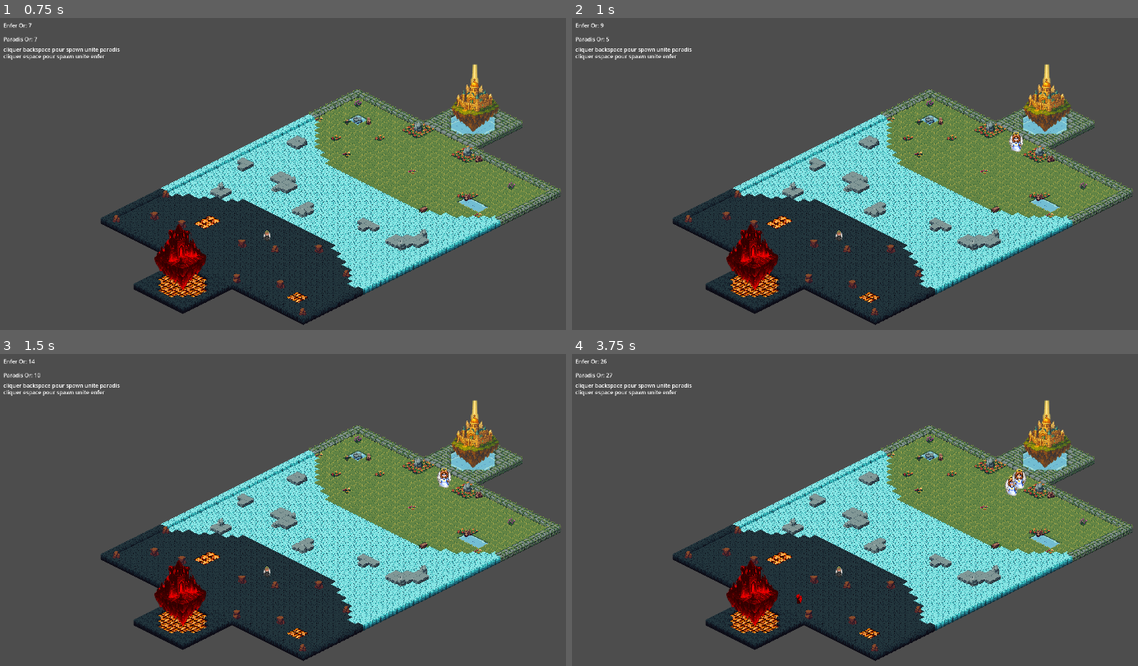
Above: before the commit, frames 1-4 (two rows, left to right).
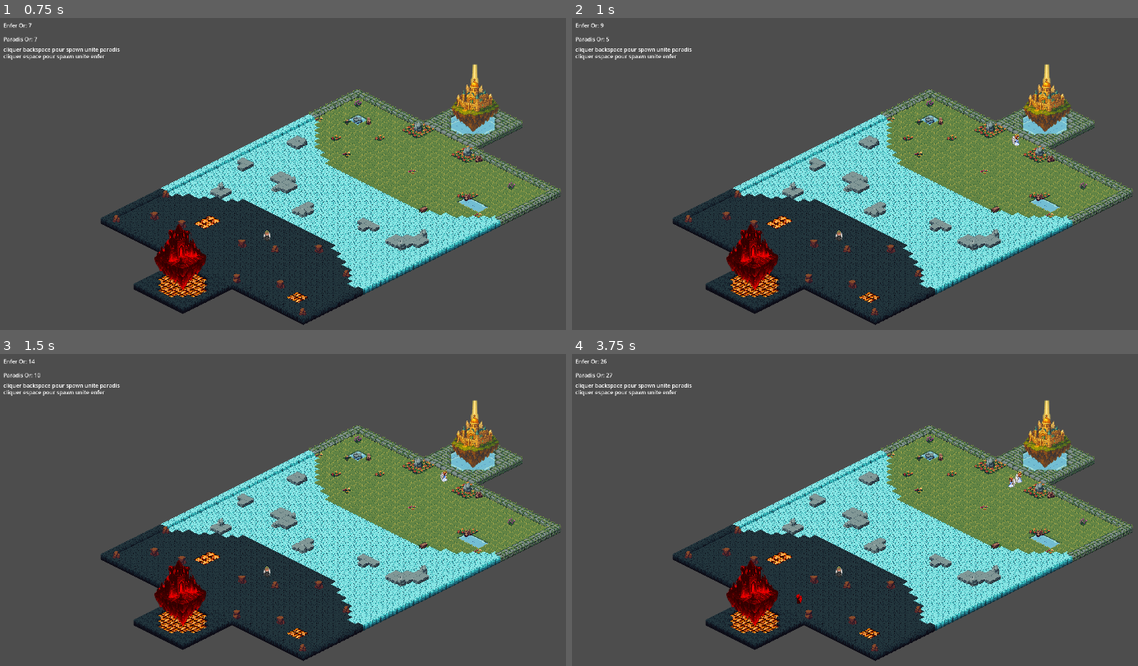
Above: after the commit, the same moments.

Repository: CorbeauBaptiste/Skyrage
Game: Godot game, scene res://world.tscn
The game is run twice, just before and just after one commit, with the same random seed, the same clock (stepped at 60 frames per second) and the same inputs.
Inputs (mouse positions are in pixels of both pictures, inside the frame that each line leads up to):
- Up to frame 1 (0.75 s): tap Enter at 0.5 s; move the mouse to (475, 183) at 0.52 s; right-click (475, 183) at 0.6 s; click (475, 183) at 0.67 s
- Up to frame 2 (1 s): tap Space at 0.77 s; tap Backspace at 0.8 s
- Up to frame 3 (1.5 s): tap Space at 1.07 s; drag from (198, 556) to (469, 422) at 1.27 s
- Up to frame 4 (3.75 s): move the mouse to (968, 456) at 2.02 s; tap Space at 2.1 s; click (968, 456) at 2.17 s; right-click (968, 456) at 2.3 s; drag from (866, 612) to (1013, 475) at 2.77 s; move the mouse to (1098, 594) at 3.52 s; tap Backspace at 3.6 s; click (1098, 594) at 3.67 s

Frame 1 is identical in both runs. In frame 2, 0.1% of the frame differs, in the area x 77-80%, y 36-43%; in frame 3, 0.1%; in frame 4, 0.2%, in the area x 76-81%, y 36-46%.

Commit message:
taille unités
rectification de la taille des unités et apparition des projectiles

Diff:
--- a/projectile.gd
+++ b/projectile.gd
@@ -15,7 +15,7 @@
 func _on_visible_on_screen_enabler_2d_screen_exited() -> void:
 	queue_free()
 
-func change_sprite(sprite_route, hframes, vframes, frame = 0):
+func change_sprite(sprite_route, hframes = 0, vframes = 0, frame = 0):
 	var texture = load(sprite_route)
 	$Sprite2D.texture = texture
 	$Sprite2D.hframes = hframes
--- a/projectile.tscn
+++ b/projectile.tscn
@@ -1,6 +1,7 @@
-[gd_scene load_steps=3 format=3 uid="uid://dgq7dpks01eyu"]
+[gd_scene load_steps=4 format=3 uid="uid://dgq7dpks01eyu"]
 
 [ext_resource type="Script" uid="uid://kmsum7wdp5k0" path="res://projectile.gd" id="1_qxf0c"]
+[ext_resource type="Texture2D" uid="uid://6byxc73ochre" path="res://unit/unit_enfer/Fire_0_Preview.png" id="2_qxf0c"]
 
 [sub_resource type="CapsuleShape2D" id="CapsuleShape2D_sxmqc"]
 radius = 7.0
@@ -12,6 +13,9 @@
 targets_enfer = false
 
 [node name="Sprite2D" type="Sprite2D" parent="."]
+light_mask = 31
+visibility_layer = 31
+texture = ExtResource("2_qxf0c")
 
 [node name="CollisionShape2D" type="CollisionShape2D" parent="."]
 rotation = -1.5708
--- a/unit/unit.gd
+++ b/unit/unit.gd
@@ -45,6 +45,7 @@
 	return result.normalized()
 
 func _physics_process(delta: float) -> void:
+	self.z_index = 900
 	velocity = Vector2.ZERO
 	if target:
 		var target_pos = target if target is Vector2 else target.global_position if target else Vector2.ZERO
@@ -84,10 +85,10 @@
 					$Marker2D.look_at(ennemy_pos)
 					var arrow_instance = arrow.instantiate()
 					if self.get_side() == true:
-						arrow_instance.change_sprite("res://Fire_0_Preview.png", 4, 7, 12)
+						arrow_instance.change_sprite("res://unit/feu.png")
 						arrow_instance.set_target(false)
 					else:
-						arrow_instance.change_sprite("res://Pure.png", 5, 5, 16)
+						arrow_instance.change_sprite("res://unit/vent.png")
 						arrow_instance.set_target(true)
 					arrow_instance.rotation = $Marker2D.rotation
 					arrow_instance.global_position = $Marker2D.global_position
--- a/unit/unit_enfer/ange_dechu/ange_dechu.tscn
+++ b/unit/unit_enfer/ange_dechu/ange_dechu.tscn
@@ -113,13 +113,14 @@
 }
 
 [sub_resource type="CircleShape2D" id="CircleShape2D_ipigq"]
-radius = 110.023
+radius = 180.278
 
 [node name="AngeDechu" type="CharacterBody2D"]
 scale = Vector2(0.5, 0.5)
 collision_layer = 2
 collision_mask = 3
 script = SubResource("GDScript_6ov51")
+enfer = true
 
 [node name="Sprite2D" type="Sprite2D" parent="."]
 texture = ExtResource("2_6uqi0")
@@ -131,6 +132,8 @@
 shape = SubResource("CircleShape2D_ppyta")
 
 [node name="Detect" type="Area2D" parent="."]
+collision_layer = 2
+collision_mask = 3
 
 [node name="CollisionShape2D" type="CollisionShape2D" parent="Detect"]
 shape = SubResource("CircleShape2D_ykrsh")
@@ -143,6 +146,7 @@
 [node name="Marker2D" type="Marker2D" parent="."]
 
 [node name="Range" type="Area2D" parent="."]
+collision_layer = 2
 collision_mask = 3
 
 [node name="CollisionShape2D" type="CollisionShape2D" parent="Range"]
--- a/unit/unit_enfer/demon/demon.tscn
+++ b/unit/unit_enfer/demon/demon.tscn
@@ -105,6 +105,7 @@
 radius = 304.007
 
 [node name="Demon" type="CharacterBody2D"]
+scale = Vector2(0.525979, 0.555515)
 collision_layer = 2
 collision_mask = 3
 script = ExtResource("1_ixyw5")
@@ -135,6 +136,7 @@
 collision_mask = 3
 
 [node name="CollisionShape2D" type="CollisionShape2D" parent="Range"]
+scale = Vector2(0.688306, 0.645362)
 shape = SubResource("CircleShape2D_ixyw5")
 
 [node name="Timer" type="Timer" parent="."]
--- a/unit/unit_enfer/diablotin/diablotin.tscn
+++ b/unit/unit_enfer/diablotin/diablotin.tscn
@@ -105,6 +105,7 @@
 radius = 304.007
 
 [node name="Diablotin" type="CharacterBody2D"]
+scale = Vector2(0.548544, 0.547619)
 collision_layer = 2
 collision_mask = 3
 script = ExtResource("1_awgai")
@@ -137,6 +138,7 @@
 collision_mask = 3
 
 [node name="CollisionShape2D" type="CollisionShape2D" parent="Range"]
+scale = Vector2(0.693227, 0.672956)
 shape = SubResource("CircleShape2D_awgai")
 
 [node name="Timer" type="Timer" parent="."]
--- a/unit/unit_paradis/ange/ange.tscn
+++ b/unit/unit_paradis/ange/ange.tscn
@@ -116,10 +116,10 @@
 radius = 138.033
 
 [node name="Ange" type="CharacterBody2D"]
+scale = Vector2(0.626168, 0.603604)
 collision_layer = 2
 collision_mask = 3
 script = SubResource("GDScript_h081i")
-enfer = false
 health = 3
 
 [node name="Sprite2D" type="Sprite2D" parent="."]
@@ -132,6 +132,8 @@
 shape = SubResource("CircleShape2D_jk54y")
 
 [node name="Detect" type="Area2D" parent="."]
+collision_layer = 2
+collision_mask = 3
 
 [node name="CollisionShape2D" type="CollisionShape2D" parent="Detect"]
 shape = SubResource("CircleShape2D_qc1b4")
@@ -144,6 +146,7 @@
 [node name="Marker2D" type="Marker2D" parent="."]
 
 [node name="Range" type="Area2D" parent="."]
+collision_layer = 2
 collision_mask = 3
 
 [node name="CollisionShape2D" type="CollisionShape2D" parent="Range"]
--- a/unit/unit_paradis/archange/archange.tscn
+++ b/unit/unit_paradis/archange/archange.tscn
@@ -102,13 +102,13 @@
 }
 
 [sub_resource type="CircleShape2D" id="CircleShape2D_rk7dp"]
-radius = 304.007
+radius = 270.252
 
 [node name="Archange" type="CharacterBody2D"]
+scale = Vector2(0.463542, 0.448529)
 collision_layer = 2
 collision_mask = 3
 script = ExtResource("1_5eryp")
-enfer = false
 metadata/_custom_type_script = "uid://crka5xwh24rix"
 
 [node name="Sprite2D" type="Sprite2D" parent="."]
--- a/unit/unit_paradis/seraphin/seraphin.tscn
+++ b/unit/unit_paradis/seraphin/seraphin.tscn
@@ -102,13 +102,13 @@
 }
 
 [sub_resource type="CircleShape2D" id="CircleShape2D_4dlos"]
-radius = 304.007
+radius = 207.67
 
 [node name="Seraphin" type="CharacterBody2D"]
+scale = Vector2(0.472851, 0.456522)
 collision_layer = 2
 collision_mask = 3
 script = ExtResource("1_4dlos")
-enfer = false
 metadata/_custom_type_script = "uid://crka5xwh24rix"
 
 [node name="Sprite2D" type="Sprite2D" parent="."]
Not shown: 1 places in scripts/hud.tscn that only renumber resources
Not shown: 1 places in unit/unit_enfer/demon/demon.tscn that only renumber resources
Not shown: 1 places in unit/unit_enfer/diablotin/diablotin.tscn that only renumber resources
Not shown: 1 places in unit/unit_paradis/archange/archange.tscn that only renumber resources
Not shown: 1 places in unit/unit_paradis/seraphin/seraphin.tscn that only renumber resources
Not shown: 1 places in world.tscn that only renumber resources
